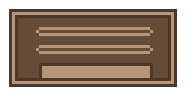
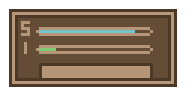
Layered file, before and after one edit (192 × 96). Changes by layer:
showed "sleep 5/6" over 39, 30, 135, 33
showed "intellage 1/6" over 39, 48, 56, 51
renamed "Слой 1" to "Layer 0", painted on it over 21, 21, 135, 54
